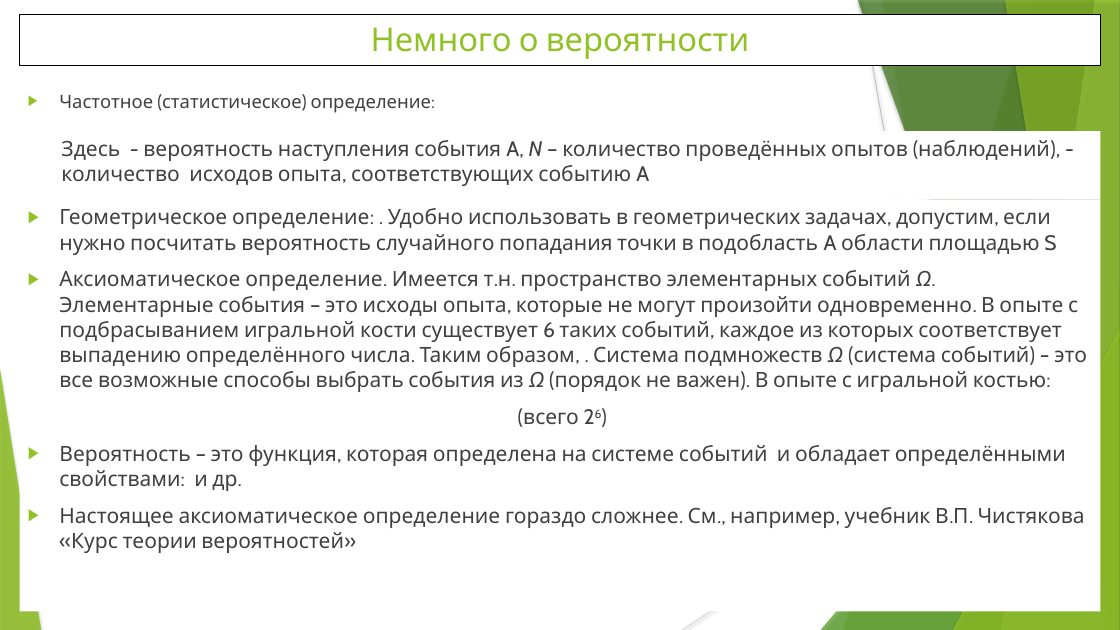
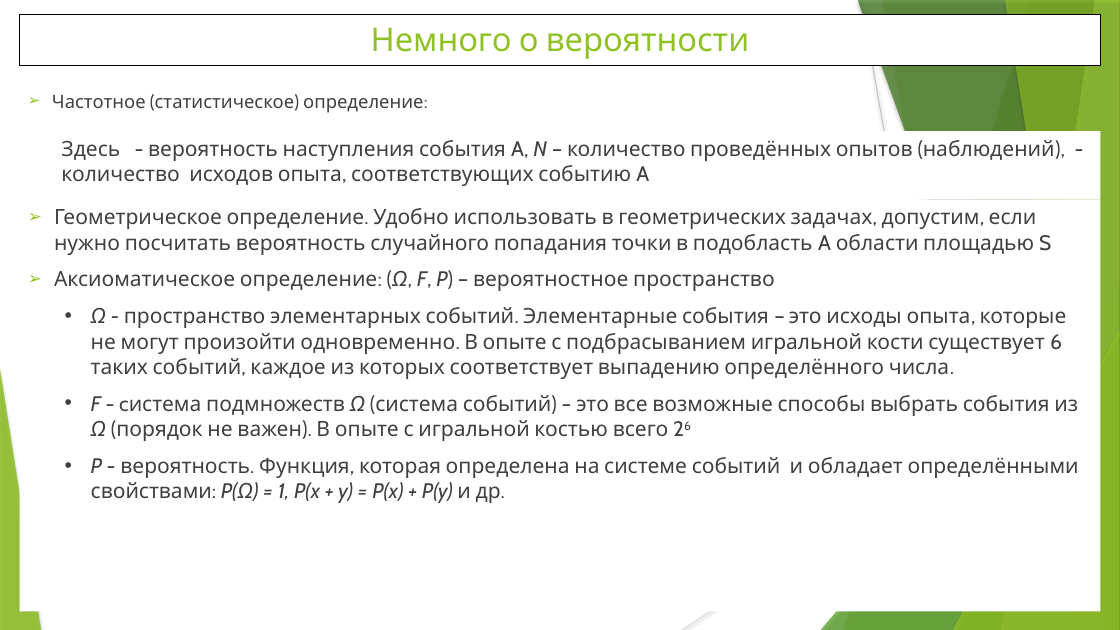
Before and after one commit to WhiteCatStudies/lectures, a slide deck: slide 6 of pt2/lectures/lecture5/lecture5.pptx. Drawn at 1120x630 pixels with LibreOffice and Linux fonts; fonts in the diff are those of the drawing. Boxes give left, top, right and bottom in pixels: in the first picture for what was removed or moved away, otherwise in the second. Text is boxed around its words. In the diff, an @@ line names an element or a change of style, - is before the commit and + after.

```diff
--- a/pt2/lectures/lecture5/lecture5.pptx
+++ b/pt2/lectures/lecture5/lecture5.pptx
@@ text "Частотное (статистическое) определение:" at <box>52,95,423,113</box>: bullet ▶ to ➢ @@
@@ text "Здесь - вероятность наступления события ..." rewrapped from <box>61,140,1050,186</box> to <box>61,140,1055,186</box> @@
@@ text at <box>54,208,1079,503</box>: text changed @@
-▶ Геометрическое определение: . Удобно использовать в геометрических задачах, допустим, если нужно посчитать вероятность случайного попадания точки в подобласть A области площадью S
-▶ Аксиоматическое определение. Имеется т.н. пространство элементарных событий Ω. Элементарные события – это исходы опыта, которые не могут произойти одновременно. В опыте с подбрасыванием игральной кости существует 6 таких событий, каждое из которых соответствует выпадению определённого числа. Таким образом, . Система подмножеств Ω (система событий) – это все возможные способы выбрать события из Ω (порядок не важен). В опыте с игральной костью:
-(всего 26)
-▶ Вероятность – это функция, которая определена на системе событий и обладает определёнными свойствами: и др.
-▶ Настоящее аксиоматическое определение гораздо сложнее. См., например, учебник В.П. Чистякова «Курс теории вероятностей»
+➢ Геометрическое определение. Удобно использовать в геометрических задачах, допустим, если нужно посчитать вероятность случайного попадания точки в подобласть A области площадью S
+➢ Аксиоматическое определение: (Ω, F, P) – вероятностное пространство
+  • Ω - пространство элементарных событий. Элементарные события – это исходы опыта, которые не могут произойти одновременно. В опыте с подбрасыванием игральной кости существует 6 таких событий, каждое из которых соответствует выпадению определённого числа.
+  • F - cистема подмножеств Ω (система событий) – это все возможные способы выбрать события из Ω (порядок не важен). В опыте с игральной костью всего 26
+  • P - вероятность. Функция, которая определена на системе событий и обладает определёнными свойствами: P(Ω) = 1, P(x + y) = P(x) + P(y) и др.
```
Also in this commit, not shown: 7 other slides changed, 1 slide added, 6 slides removed.
